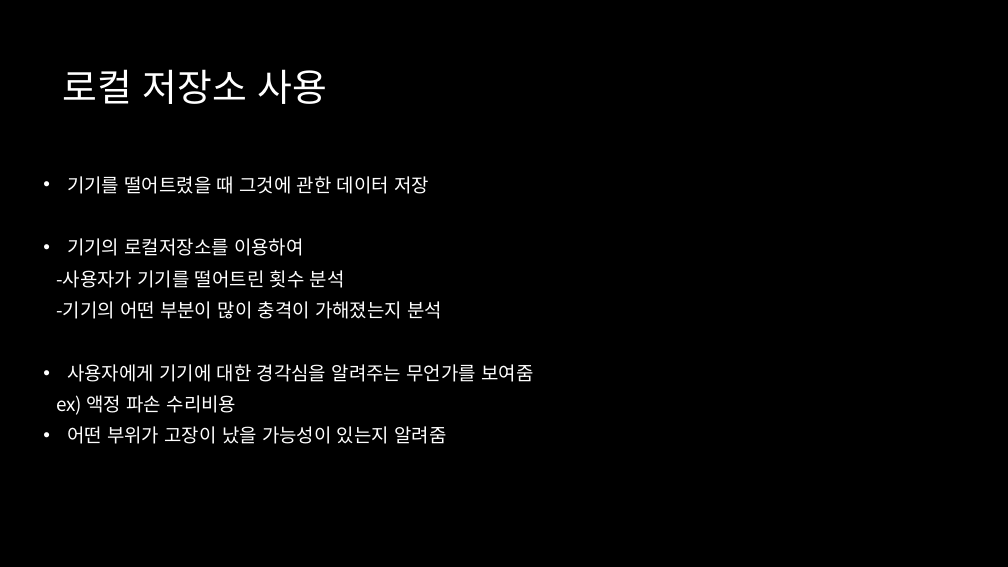
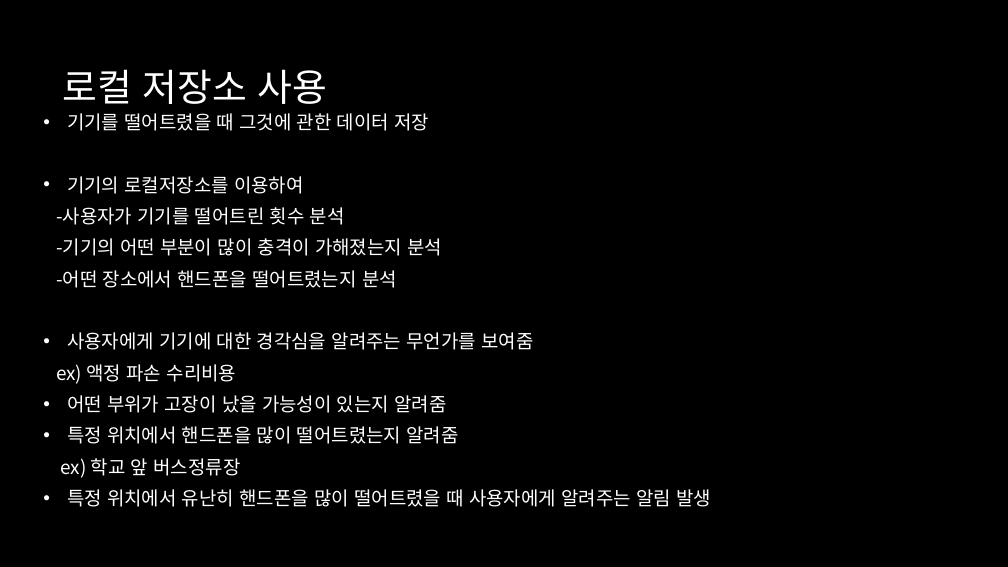
Before and after one commit to kkr970/OpenSourceProject, a slide deck: slide 9 of [오픈소스전문프로젝트4주차과제]6조/[오픈소스전문프로젝트4주차과제]6조.pptx (slide 8 before the commit). Drawn at 1008x567 pixels with LibreOffice and Linux fonts; fonts in the diff are those of the drawing; background and template pictures are left out. Boxes give left, top, right and bottom in pixels: in the first picture for what was removed or moved away, otherwise in the second. Text is boxed around its words. In the diff, an @@ line names an element or a change of style, - is before the commit and + after.

```diff
--- a/[오픈소스전문프로젝트4주차과제]6조/[오픈소스전문프로젝트4주차과제]6조.pptx
+++ b/[오픈소스전문프로젝트4주차과제]6조/[오픈소스전문프로젝트4주차과제]6조.pptx
@@ text at (56,270,397,288): paragraph added @@
+-어떤 장소에서 핸드폰을 떨어트렸는지 분석
@@ text at (60,426,711,507): paragraphs added @@
+• 특정 위치에서 핸드폰을 많이 떨어트렸는지 알려줌
+ex) 학교 앞 버스정류장
+• 특정 위치에서 유난히 핸드폰을 많이 떨어트렸을 때 사용자에게 알려주는 알림 발생
```
Also in this commit, not shown: 1 slide added, 1 other file.
